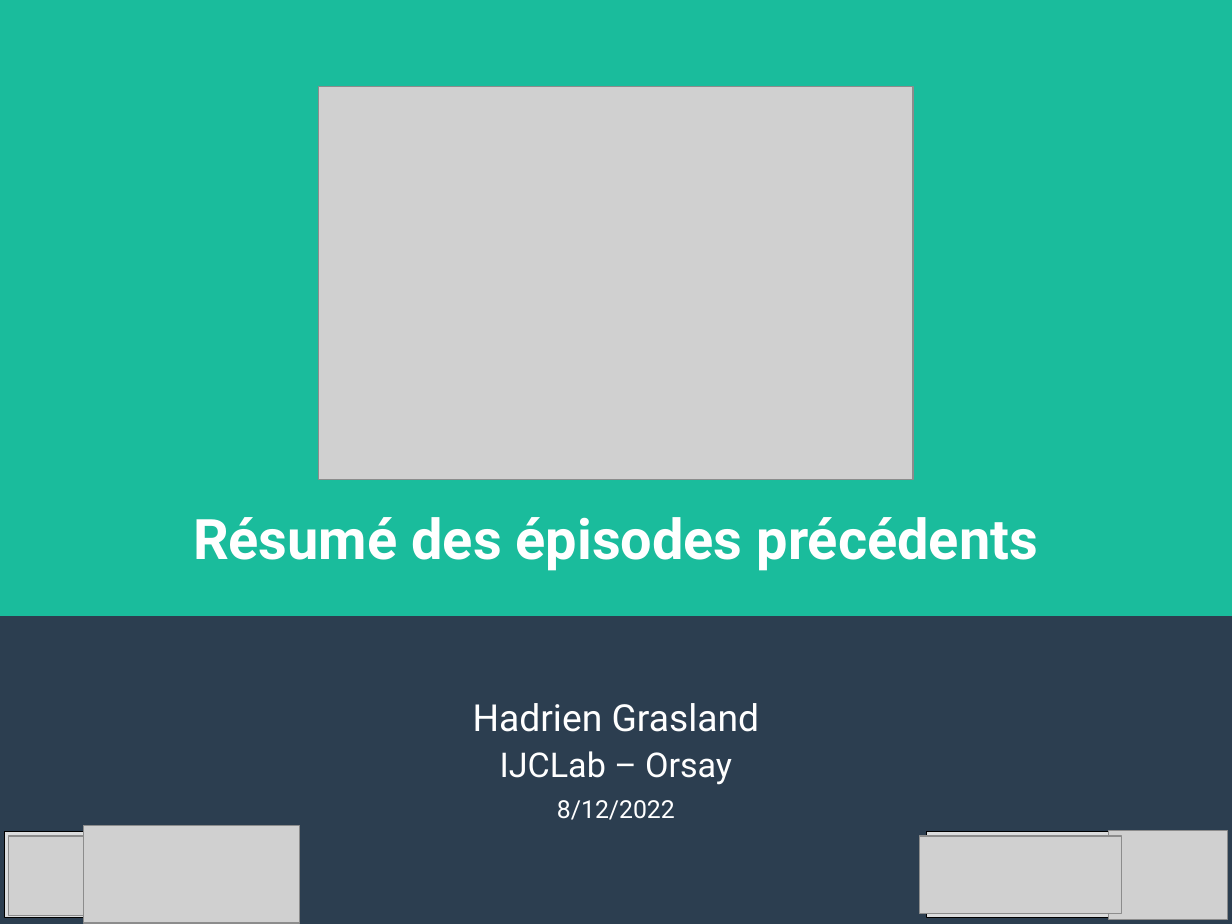
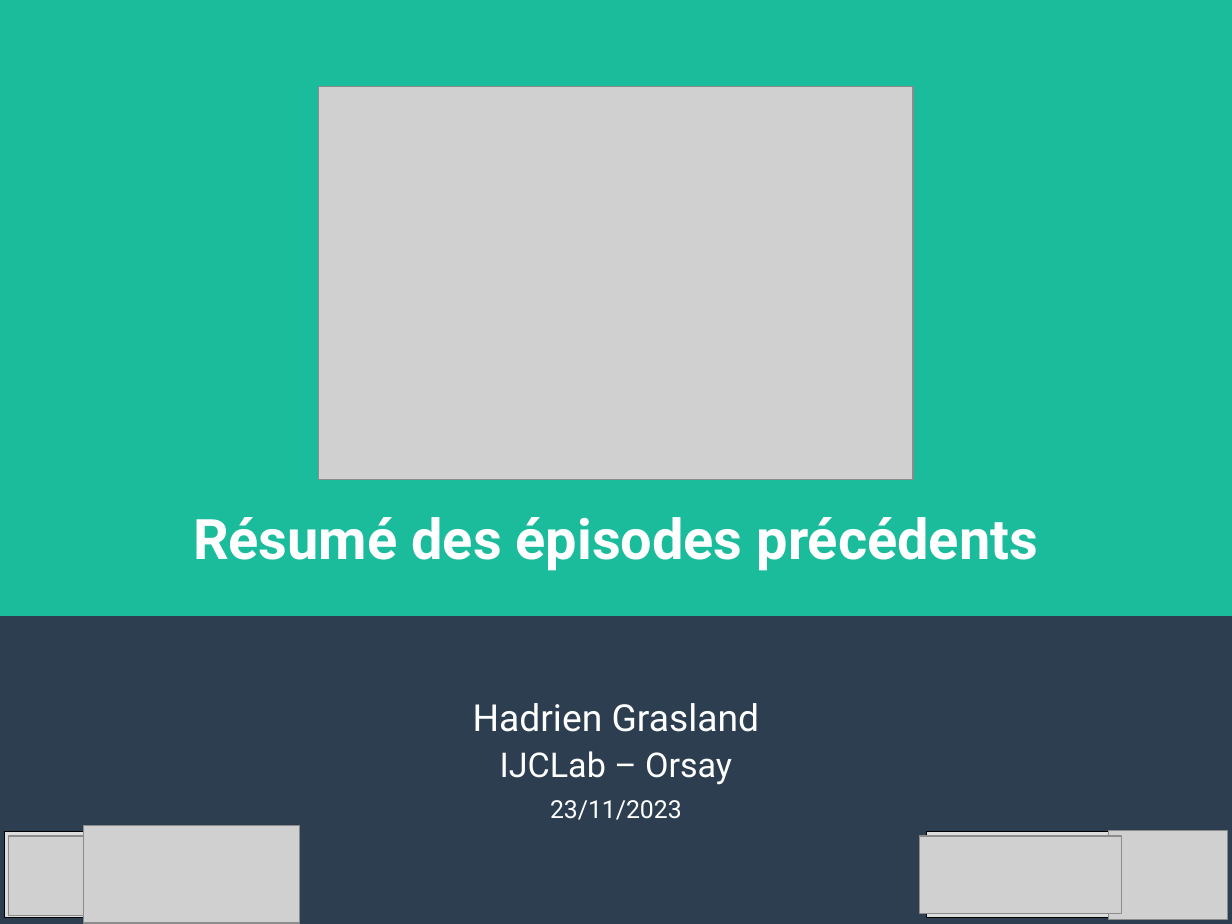
Before and after one commit to pushou/formation-git, a slide deck: slide 1 of PresRecap-J1.odp. Drawn at 1232x924 pixels with LibreOffice and Linux fonts; fonts in the diff are those of the drawing; grey boxes stand for pictures. Boxes give left, top, right and bottom in pixels: in the first picture for what was removed or moved away, otherwise in the second. Text is boxed around its words. In the diff, an @@ line names an element or a change of style, - is before the commit and + after.

```diff
--- a/PresRecap-J1.odp
+++ b/PresRecap-J1.odp
@@ subtitle at bbox=[550, 800, 682, 820]: text changed @@
-8/12/2022
+23/11/2023
```
Also in this commit, not shown: 13 other files.
